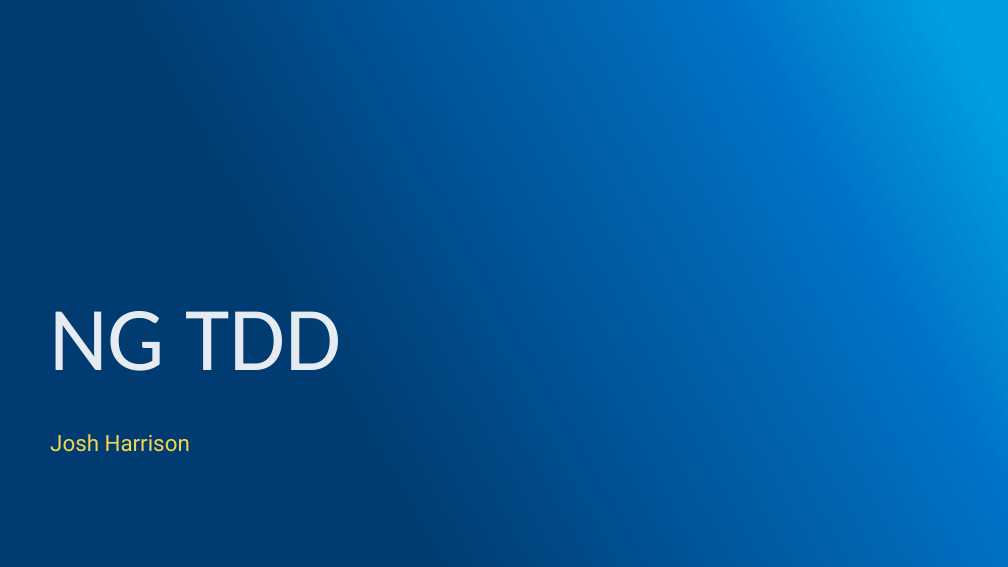
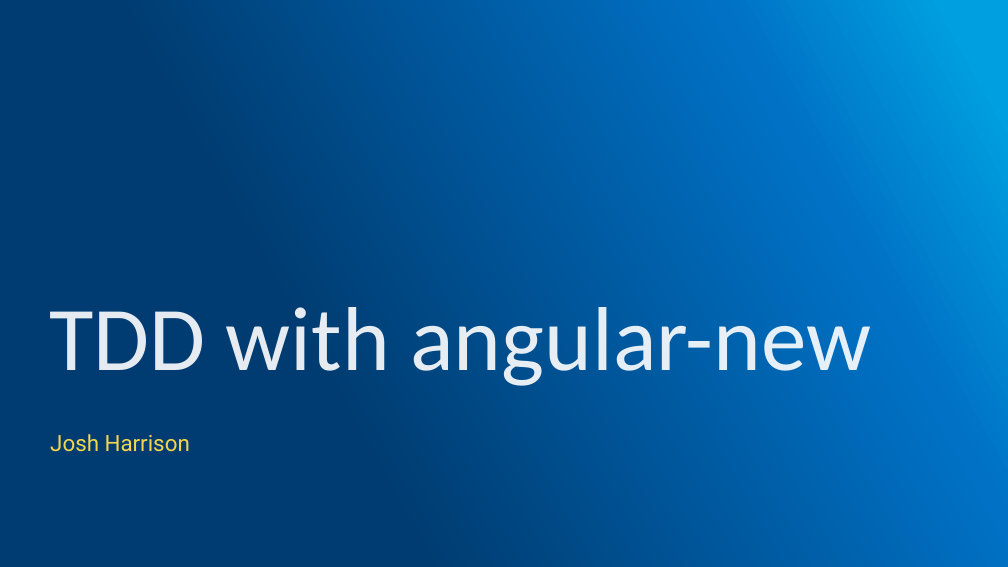
Before and after one commit to joshharrison626/Ng-TDD-Demo, a slide deck: slide 1 of slides/NG TDD.pptx. Drawn at 1008x567 pixels with LibreOffice and Linux fonts; fonts in the diff are those of the drawing; background and template pictures are left out. Boxes give left, top, right and bottom in pixels: in the first picture for what was removed or moved away, otherwise in the second. Text is boxed around its words. In the diff, an @@ line names an element or a change of style, - is before the commit and + after.

```diff
--- a/slides/NG TDD.pptx
+++ b/slides/NG TDD.pptx
@@ title at (49,307,871,392): text changed @@
-NG TDD
+TDD with angular-new
```
Also in this commit, not shown: 4 other slides changed, 1 slide added, 3 other files.
